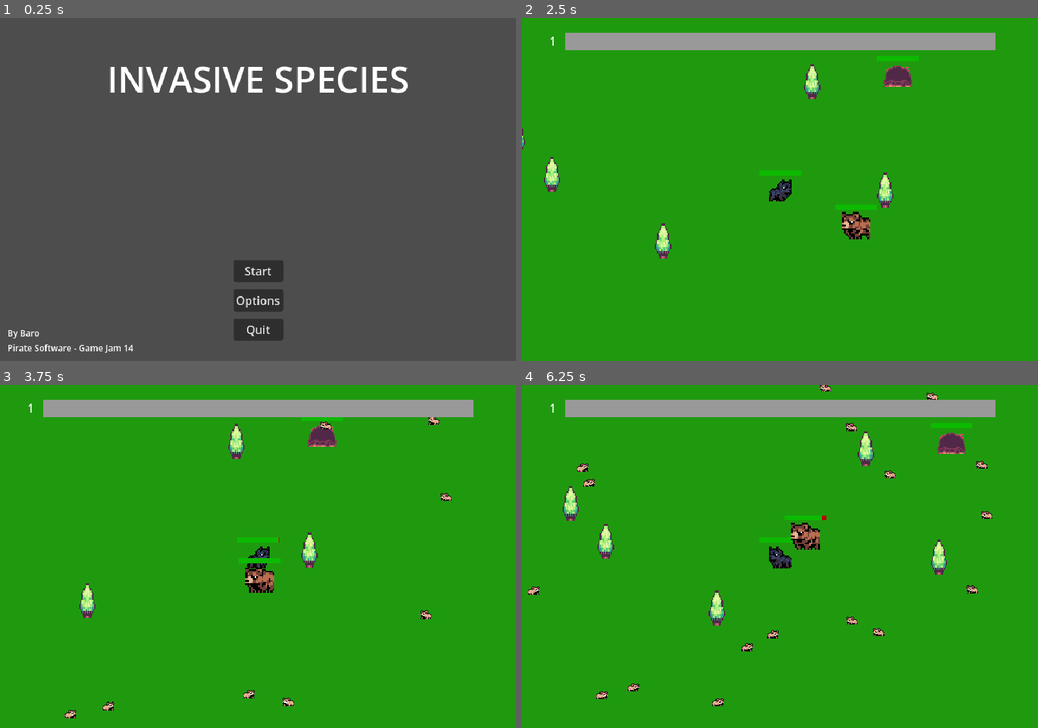
Above: before the commit, frames 1-4 (two rows, left to right).
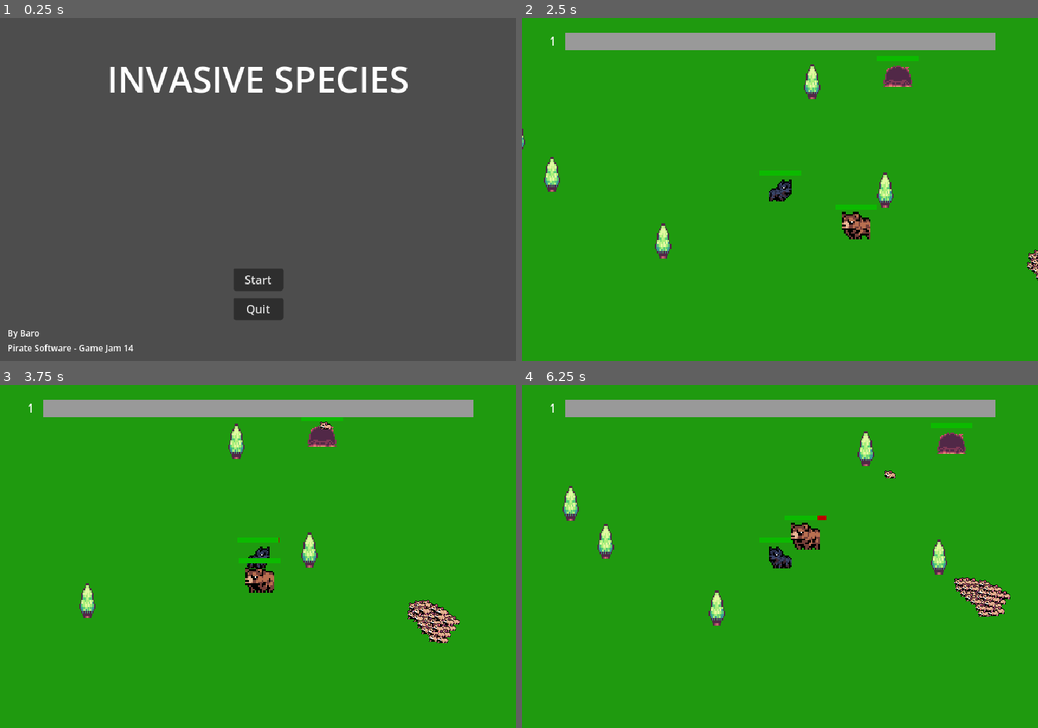
Above: after the commit, the same moments.

Repository: Barodas/game-jam-pirate-software-14
Game: Godot game, scene res://scenes/start_menu.tscn
The game is run twice, just before and just after one commit, with the same random seed, the same clock (stepped at 60 frames per second) and the same inputs.
Inputs (mouse positions are in pixels of both pictures, inside the frame that each line leads up to):
- Up to frame 1 (0.25 s): no input
- Up to frame 2 (2.5 s): click "Start" at 0.5 s; move the mouse to (893, 172) at 1.27 s; hold D (move_right) 1.28-2.03 s; move the mouse to (676, 206) at 2.02 s; hold S (move_down) from 2.03 s (still down)
- Up to frame 3 (3.75 s): move the mouse to (309, 481) at 2.77 s; release S (move_down) at 2.78 s; hold D (move_right) 2.78-3.53 s; move the mouse to (232, 625) at 3.52 s; hold W (move_up) from 3.53 s (still down)
- Up to frame 4 (6.25 s): move the mouse to (934, 607) at 4.27 s; release W (move_up) at 4.28 s; hold A (move_left) 4.28-5.78 s; move the mouse to (625, 505) at 5.02 s; move the mouse to (805, 556) at 5.77 s; hold S (move_down) from 5.78 s (still down)

The runs differ from the first frame. In frame 1, 1.5% of the frame differs, in the area x 45-55%, y 70-94%; in frame 2, 0.1%; in frame 3, 1.0%; in frame 4, 1.4%.

Commit message:
Changed world spawning, now spawns clumps of enemies on timer interval

Diff:
--- a/scenes/start_menu.tscn
+++ b/scenes/start_menu.tscn
@@ -80,6 +80,7 @@
 text = "Start"
 
 [node name="Options" type="Button" parent="Buttons/VBoxContainer"]
+visible = false
 layout_mode = 2
 text = "Options"
 
--- a/scripts/Signals.gd
+++ b/scripts/Signals.gd
@@ -1,4 +1,4 @@
 extends Node
 
 # enemies send exp on death
-signal send_exp(amount: float)
+signal send_exp(amount: float, spawn_bonus: int)
--- a/scripts/den.gd
+++ b/scripts/den.gd
@@ -7,14 +7,14 @@
 @onready var _healthbar = $ProgressBar
 @onready var _spawn = $Path2D/PathFollow2D
 
-@export var total_health = 100.0
+@export var total_health = 30.0
 @export var exp = 20.0
 @export var enemy_spawn_time = 3.0
 @export var boss_health = 100.0
 @export var boss_spawn_time = 180.0
 
 var claimed: bool = false
-var health = 100.0
+var health = 30.0
 var spawn_timer = 0.0
 var boss_timer = 0.0
 
@@ -28,7 +28,7 @@
 		_healthbar.visible = false
 		for n in 2:
 			spawn_mob()
-		Signals.send_exp.emit(exp)
+		Signals.send_exp.emit(exp, 2)
 
 	spawn_timer -= delta
 
--- a/scripts/enemy_boss.gd
+++ b/scripts/enemy_boss.gd
@@ -6,14 +6,18 @@
 
 const SPEED = 70.0
 
-@export var health = 100.0
+@export var health = 50.0
 @export var exp = 20.0
 
 @onready var player = get_node("/root/Level/Player")
 
+func _ready():
+	_healthbar.max_value = health
+	_healthbar.value = health
+
 func _process(delta):
 	if health <= 0:
-		Signals.send_exp.emit(exp)
+		Signals.send_exp.emit(exp, 1)
 		queue_free()
 
 	if velocity.length() > 0.0:
--- a/scripts/enemy_mouse.gd
+++ b/scripts/enemy_mouse.gd
@@ -12,7 +12,7 @@
 
 func _process(delta):
 	if health <= 0:
-		Signals.send_exp.emit(exp)
+		Signals.send_exp.emit(exp, 0)
 		queue_free()
 
 	if velocity.length() > 0.0:
--- a/scripts/level.gd
+++ b/scripts/level.gd
@@ -6,29 +6,29 @@
 @onready var _exp_bar = $HUD/ProgressBar
 @onready var _followers = $FollowerPool
 
-const SPAWN_INTERVAL = 0.3
+const SPAWN_INTERVAL = 10.0
 
 var spawn_timer = 0.0
 
 func _ready():
-	for n in 10:
-		spawn_mob()
+	pass
 
 func _process(delta):
 	spawn_timer -= delta
 	if spawn_timer <= 0.0:
-		spawn_mob()
+		spawn_mob(30)
 		spawn_timer = SPAWN_INTERVAL
 
 func _unhandled_input(event):
 	if Input.is_action_just_pressed("quit"):
 		get_tree().change_scene_to_file("res://scenes/start_menu.tscn")
 
-func spawn_mob():
-	var new_mob = preload("res://scenes/enemy_mouse.tscn").instantiate()
+func spawn_mob(count: int):
 	_player_spawn.progress_ratio = randf()
-	new_mob.global_position = _player_spawn.global_position
-	add_child(new_mob)
+	for n in count:
+		var new_mob = preload("res://scenes/enemy_mouse.tscn").instantiate()
+		new_mob.global_position = _player_spawn.global_position + Vector2(0.01 * n, 0.01 * n)
+		add_child(new_mob)
 
 func _on_player_game_over():
 	_game_over_screen.visible = true
--- a/scripts/player.gd
+++ b/scripts/player.gd
@@ -61,7 +61,8 @@
 		if health <= 0.0:
 			game_over.emit()
 
-func _on_receive_exp(amount):
+func _on_receive_exp(amount, spawn_bonus):
+	follower_cap += spawn_bonus
 	exp += amount
 	if exp >= EXP_PER_LEVEL:
 		exp -= EXP_PER_LEVEL
